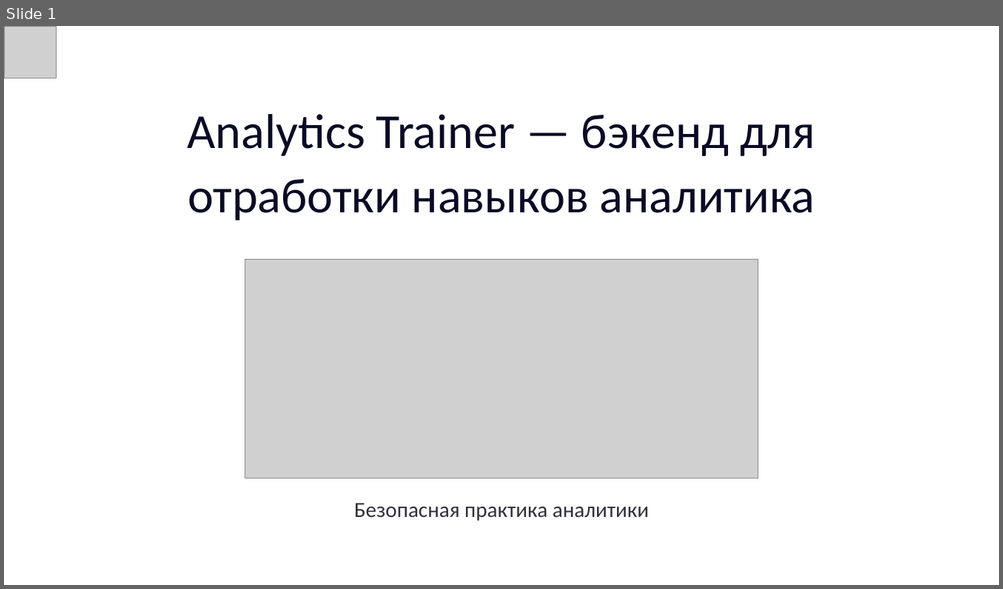
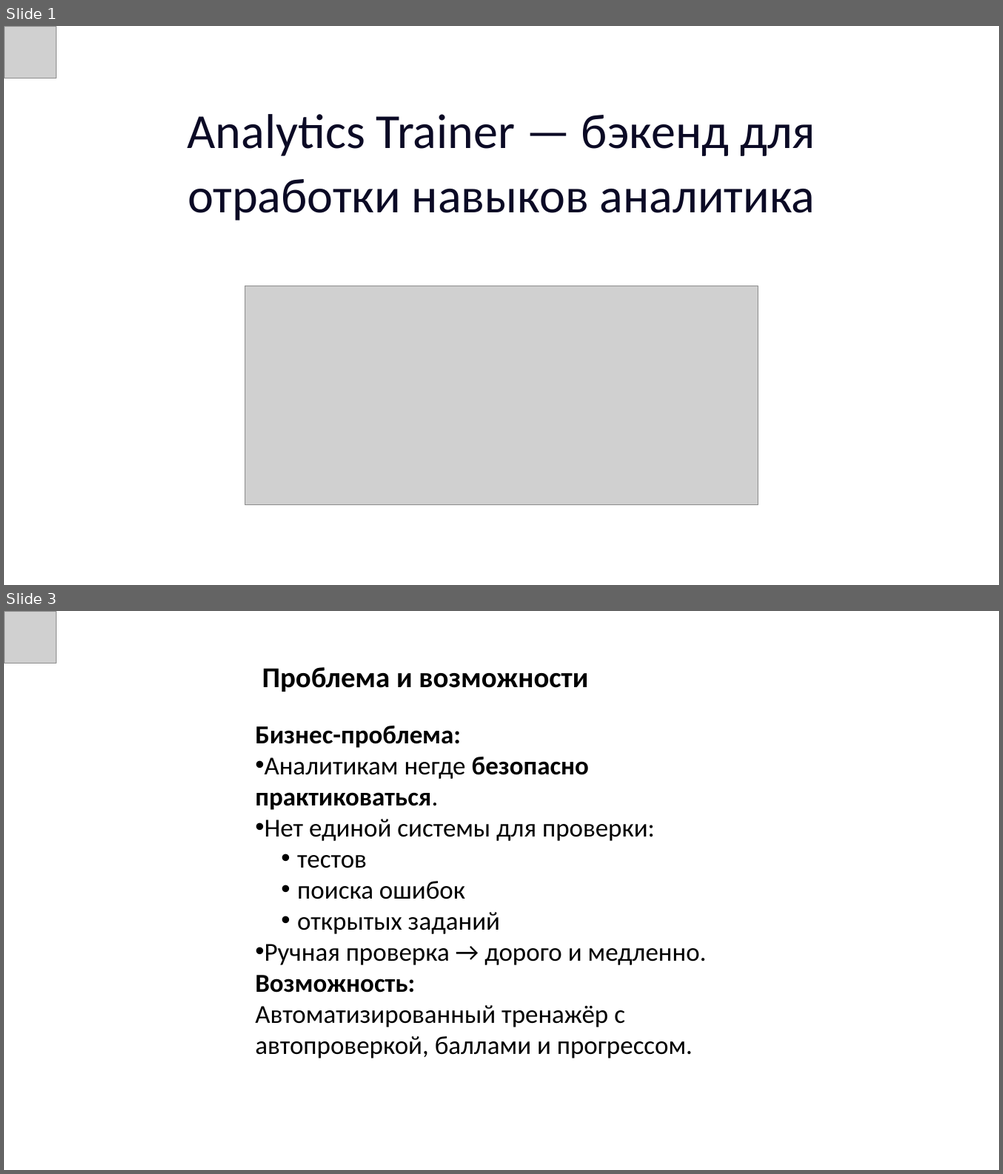
Before and after one commit to AbyanovDamir/analytics-trainer, a slide deck: present.pptx. Shown one above the other, each under a label of ours: slide 1 before the commit, slides 1 and 3 after it; the slides between them are not shown. The pictures are 1003x589 and 1003x1174 pixels, drawn with LibreOffice and Linux fonts; fonts in the diff are those of the drawing; grey boxes stand for pictures; background and template pictures are left out. Boxes give left, top, right and bottom in pixels: in the first picture for what was removed or moved away, otherwise in the second. Text is boxed around its words. In the diff, an @@ line names an element or a change of style, - is before the commit and + after.

```diff
--- a/present.pptx
+++ b/present.pptx
@@ slide 3 added at [4, 611, 999, 1170], background picture (left out) @@
@@ picture added at [4, 611, 56, 663] @@
@@ text added at [262, 667, 588, 692], 40 pt, text #000000, bold @@
+Проблема и возможности
@@ text added at [255, 726, 706, 1059], 36 pt, text #000000 @@
+Бизнес-проблема:
+• Аналитикам негде безопасно практиковаться.
+• Нет единой системы для проверки:
+  • тестов
+  • поиска ошибок
+  • открытых заданий
+• Ручная проверка → дорого и медленно.
+Возможность:
+Автоматизированный тренажёр с автопроверкой, баллами и прогрессом.
@@ slide 1 changed as well @@
@@ picture: place and size @@
-picture at [245, 259, 757, 478]
+picture at [245, 286, 757, 505]
@@ text removed at [354, 503, 649, 521] @@
-Безопасная практика аналитики
```
Also in this commit, not shown: 10 other slides added, 6 slides removed, 1 other file.
